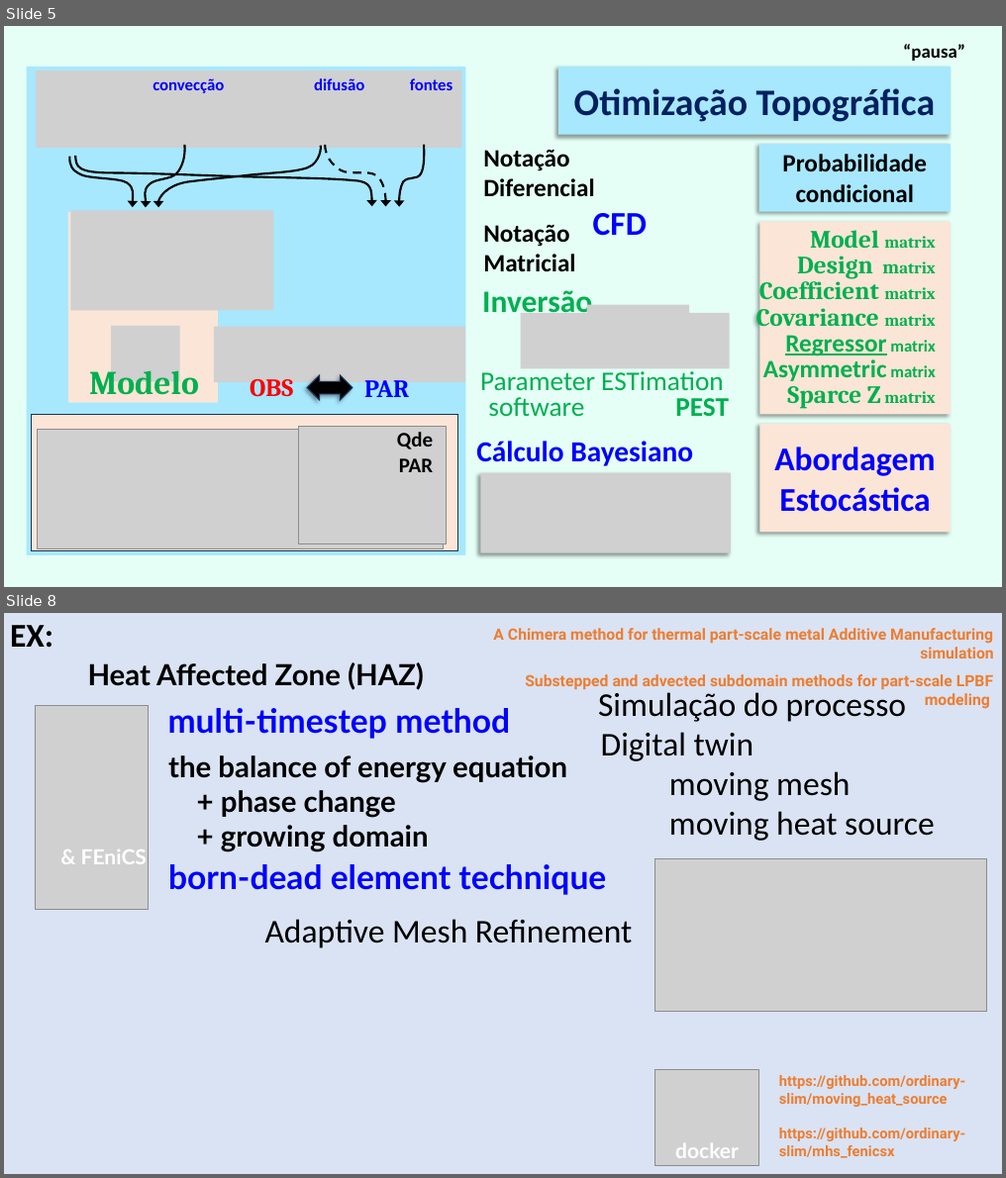
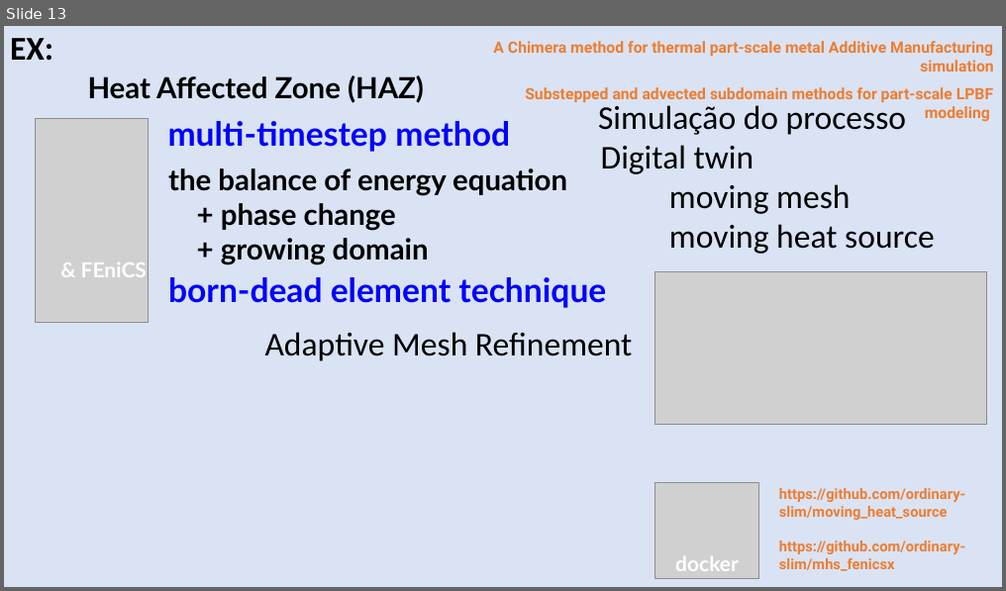
Before and after one commit to grossiRM/AM_FEG, a slide deck: Plano_V02_iii_AM_FEG/d_Topicos Especiais - Introducao a Manufatura Aditiva para Metais.pptx. Shown one above the other, each under a label of ours: slides 5 and 8 before the commit, slide 13 after it; the slides between them are not shown. The pictures are 1006x1178 and 1006x591 pixels, drawn with LibreOffice and Linux fonts; fonts in the diff are those of the drawing; grey boxes stand for pictures. Boxes give left, top, right and bottom in pixels: in the first picture for what was removed or moved away, otherwise in the second. Text is boxed around its words. In the diff, an @@ line names an element or a change of style, - is before the commit and + after.

```diff
--- a/Plano_V02_iii_AM_FEG/d_Topicos Especiais - Introducao a Manufatura Aditiva para Metais.pptx
+++ b/Plano_V02_iii_AM_FEG/d_Topicos Especiais - Introducao a Manufatura Aditiva para Metais.pptx
@@ slide 5 removed at [4, 26, 1002, 587], background #FFFFFF @@
@@ rectangle removed at [4, 26, 1002, 587] @@
@@ text removed at [903, 44, 965, 61] @@
-“pausa”
@@ rectangle removed at [27, 67, 466, 556] @@
@@ picture removed at [36, 71, 462, 148] @@
@@ text removed at [152, 78, 453, 93] @@
-convecção difusão fontes
@@ rectangle removed at [558, 67, 951, 135] @@
-Otimização Topográfica
@@ rectangle removed at [759, 144, 951, 212] @@
-Probabilidade condicional
@@ group removed at [70, 144, 424, 208]: 6 freeform shapes @@
@@ text removed at [483, 150, 594, 272] @@
-Notação Diferencial
-Notação
-Matricial
@@ text removed at [593, 213, 647, 236] @@
-CFD
@@ rectangle removed at [760, 221, 951, 414] @@
-Model matrix
-Design matrix
-Coefficient matrix
-Covariance matrix
-Regressor matrix
-Asymmetric matrix
-Sparce Z matrix
@@ text removed at [482, 290, 592, 319] @@
-Inversão
@@ picture removed at [521, 313, 730, 369] @@
@@ picture removed at [587, 305, 690, 362] @@
@@ group removed at [68, 211, 465, 403]: 3 pictures, 1 rectangle @@
@@ text removed at [89, 364, 199, 402] @@
-Modelo
@@ text removed at [250, 379, 293, 402] @@
-OBS
@@ left right arrow removed at [307, 375, 352, 400] @@
@@ text removed at [364, 375, 409, 397] @@
-PAR
@@ text removed at [480, 368, 724, 390] @@
-Parameter ESTimation
@@ text removed at [488, 397, 584, 417] @@
-software
@@ text removed at [675, 398, 729, 416] @@
-PEST
@@ rectangle removed at [32, 414, 458, 551] @@
@@ picture removed at [37, 430, 443, 550] @@
@@ picture removed at [298, 427, 446, 544] @@
@@ rectangle removed at [305, 424, 449, 544] @@
@@ text removed at [397, 432, 433, 472] @@
-Qde
-PAR
@@ text removed at [476, 441, 693, 467] @@
-Cálculo Bayesiano
@@ rectangle removed at [760, 424, 951, 533] @@
-Abordagem
-Estocástica
@@ picture removed at [481, 472, 731, 553] @@
@@ what was slide 8 is now slide 13 @@
```
Also in this commit, not shown: 9 slides changed, 4 slides added, 4 other files.
